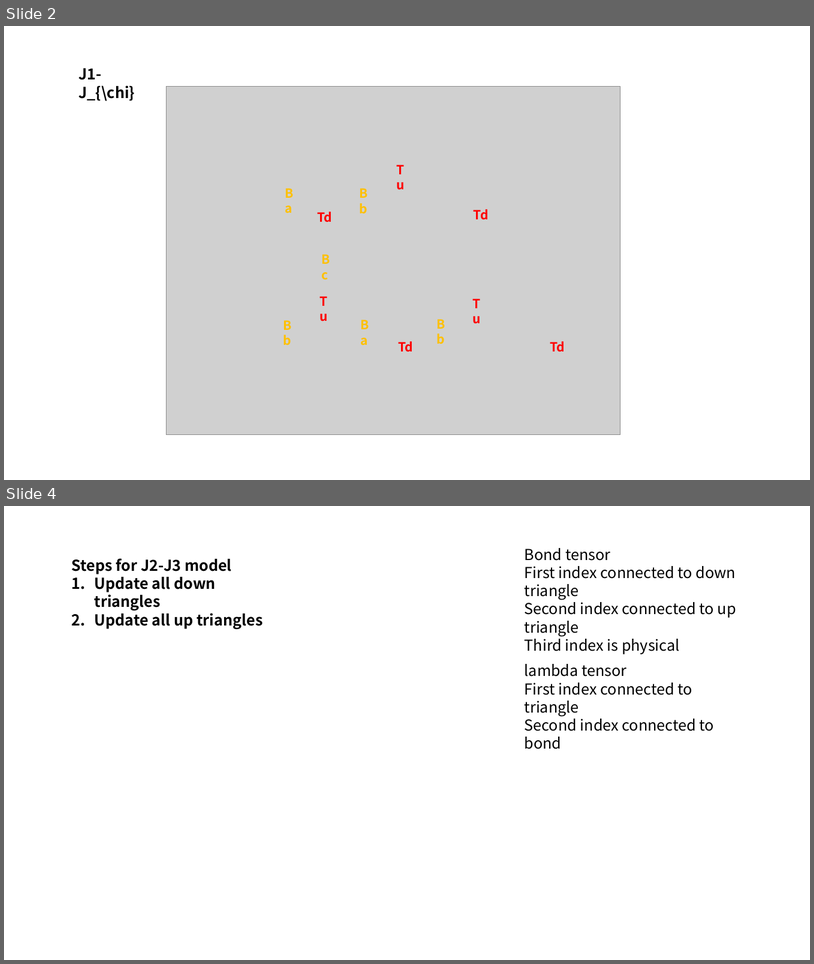
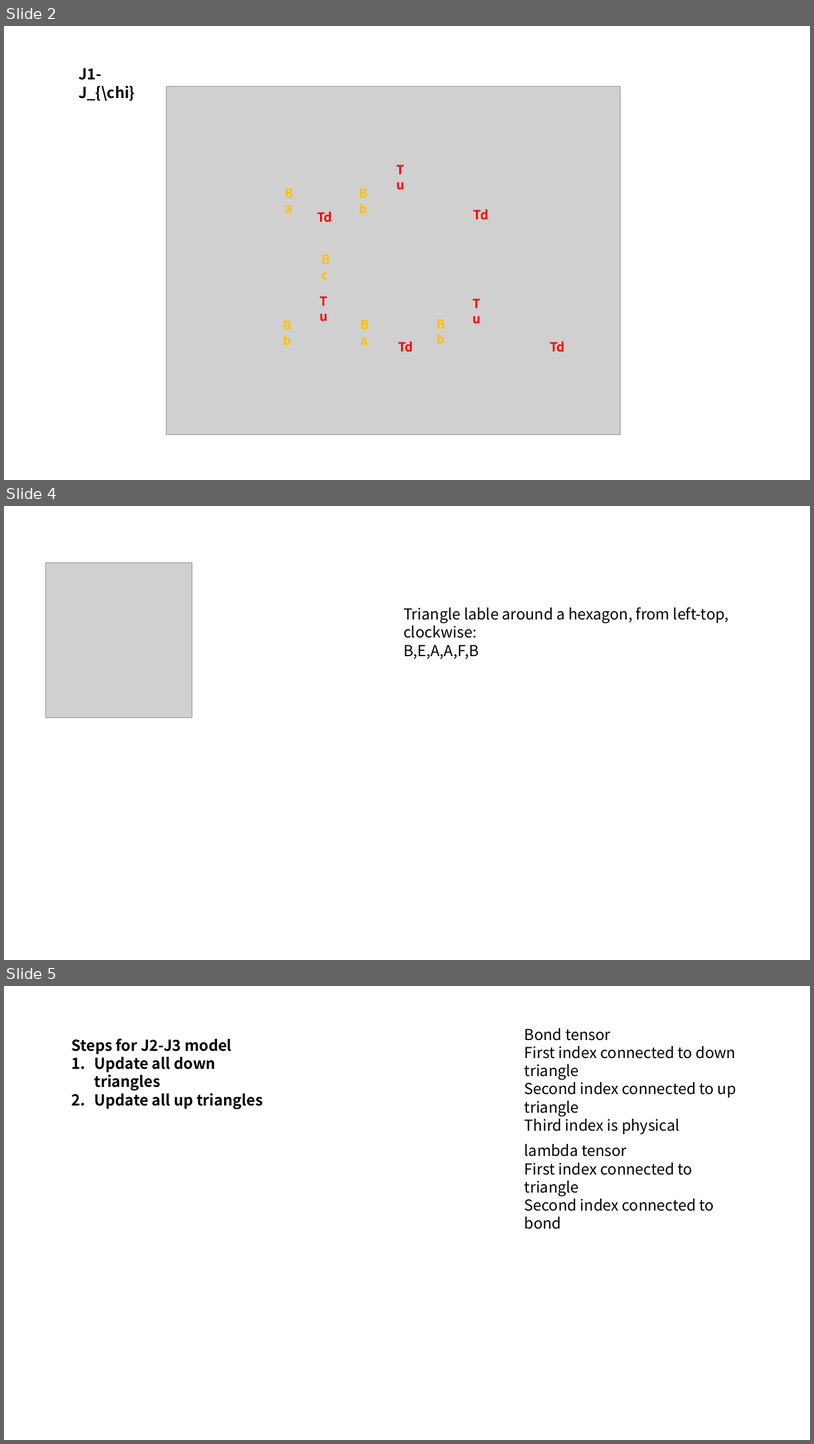
Before and after one commit to niusen/Symmetric_IPEPS, a slide deck: kagome/simple_update/Unitcell.pptx. Shown one above the other, each under a label of ours: slides 2 and 4 before the commit, slides 2, 4 and 5 after it; the slides between them are not shown. The pictures are 814x964 and 814x1444 pixels, drawn with LibreOffice and Linux fonts; fonts in the diff are those of the drawing; grey boxes stand for pictures. Boxes give left, top, right and bottom in pixels: in the first picture for what was removed or moved away, otherwise in the second. Text is boxed around its words. In the diff, an @@ line names an element or a change of style, - is before the commit and + after.

```diff
--- a/kagome/simple_update/Unitcell.pptx
+++ b/kagome/simple_update/Unitcell.pptx
@@ slide 4 added at bbox=[4, 506, 810, 960], background #FFFFFF @@
@@ picture added at bbox=[46, 563, 193, 718] @@
@@ text added at bbox=[404, 607, 729, 659], 18 pt, text #000000 @@
+Triangle lable around a hexagon, from left-top, clockwise:
+B,E,A,A,F,B
@@ what was slide 4 is now slide 5 @@
```
Also in this commit, not shown: 5 slides changed, 6 other files.
